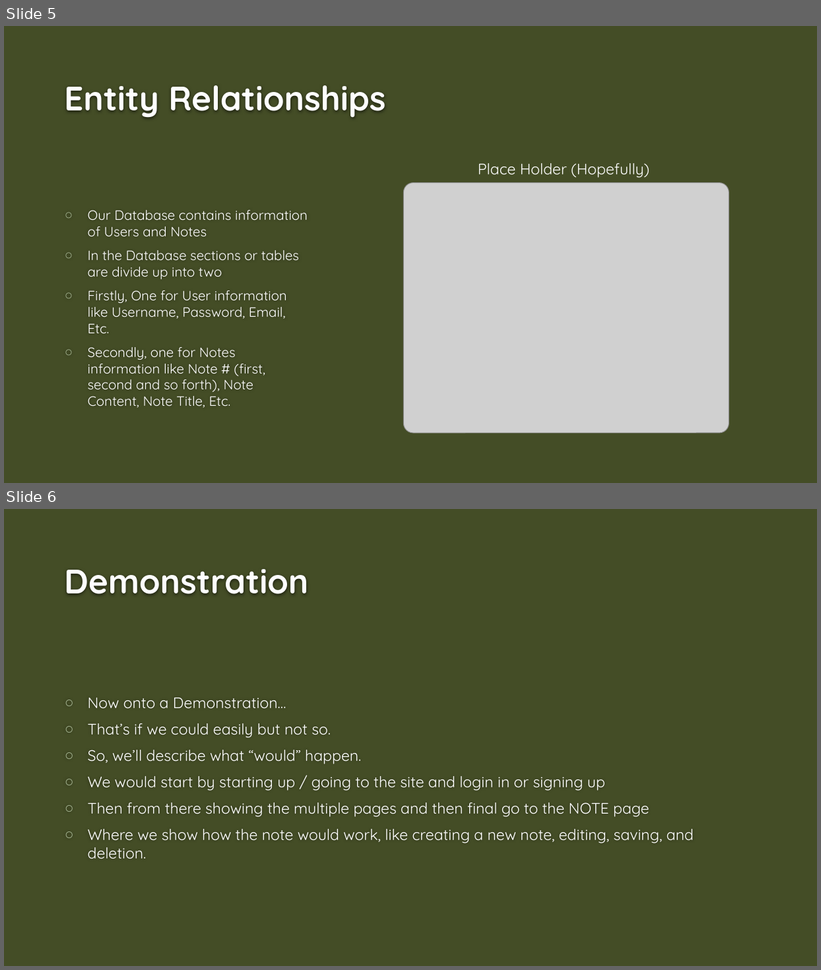
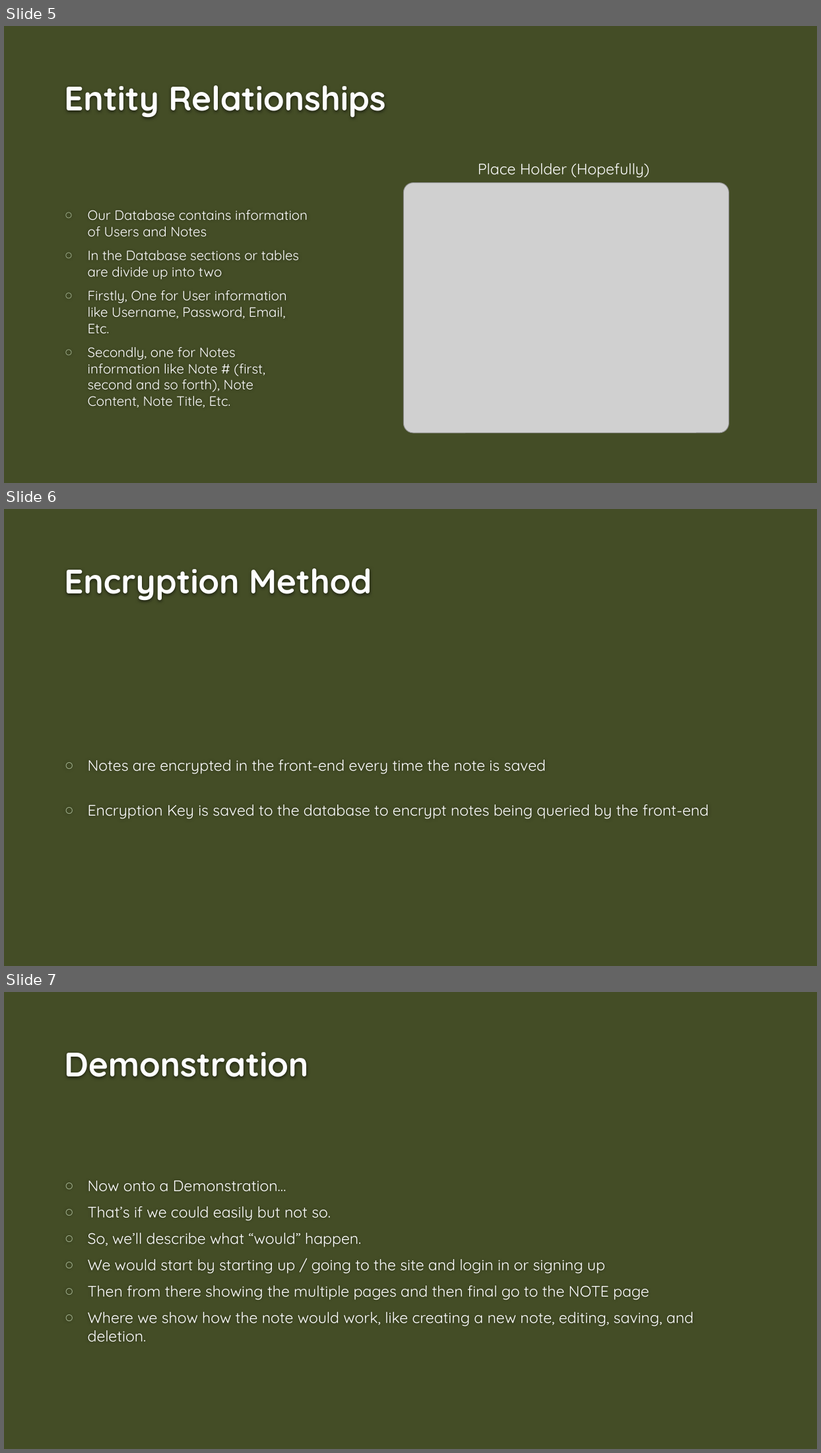
Before and after one commit to Dwaddle26/EncryptNotes, a slide deck: Phase 3 Documentation/Team_2_Presentation_3.pptx. Shown one above the other, each under a label of ours: slides 5 and 6 before the commit, slides 5, 6 and 7 after it. The pictures are 821x970 and 821x1453 pixels, drawn with LibreOffice and Linux fonts; fonts in the diff are those of the drawing; grey boxes stand for pictures; background and template pictures are left out. Boxes give left, top, right and bottom in pixels: in the first picture for what was removed or moved away, otherwise in the second. Text is boxed around its words. In the diff, an @@ line names an element or a change of style, - is before the commit and + after.

```diff
--- a/Phase 3 Documentation/Team_2_Presentation_3.pptx
+++ b/Phase 3 Documentation/Team_2_Presentation_3.pptx
@@ slide 6 added at [4, 509, 817, 966], background #444D26 @@
@@ title added at [64, 568, 372, 600], 40 pt, text #FEFEFE, bold @@
+Encryption Method
@@ text added at [88, 760, 710, 819], 18 pt, text #FFFFFF @@
+○ Notes are encrypted in the front-end every time the note is saved
+○ Encryption Key is saved to the database to encrypt notes being queried by the front-end
@@ what was slide 6 is now slide 7 @@
```
Also in this commit, not shown: 1 slide removed.
